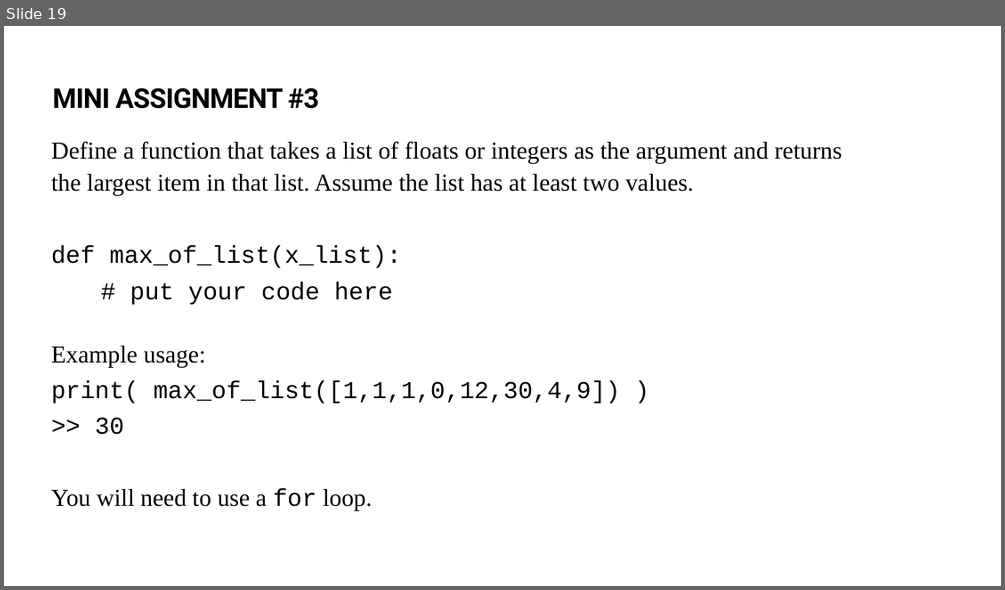
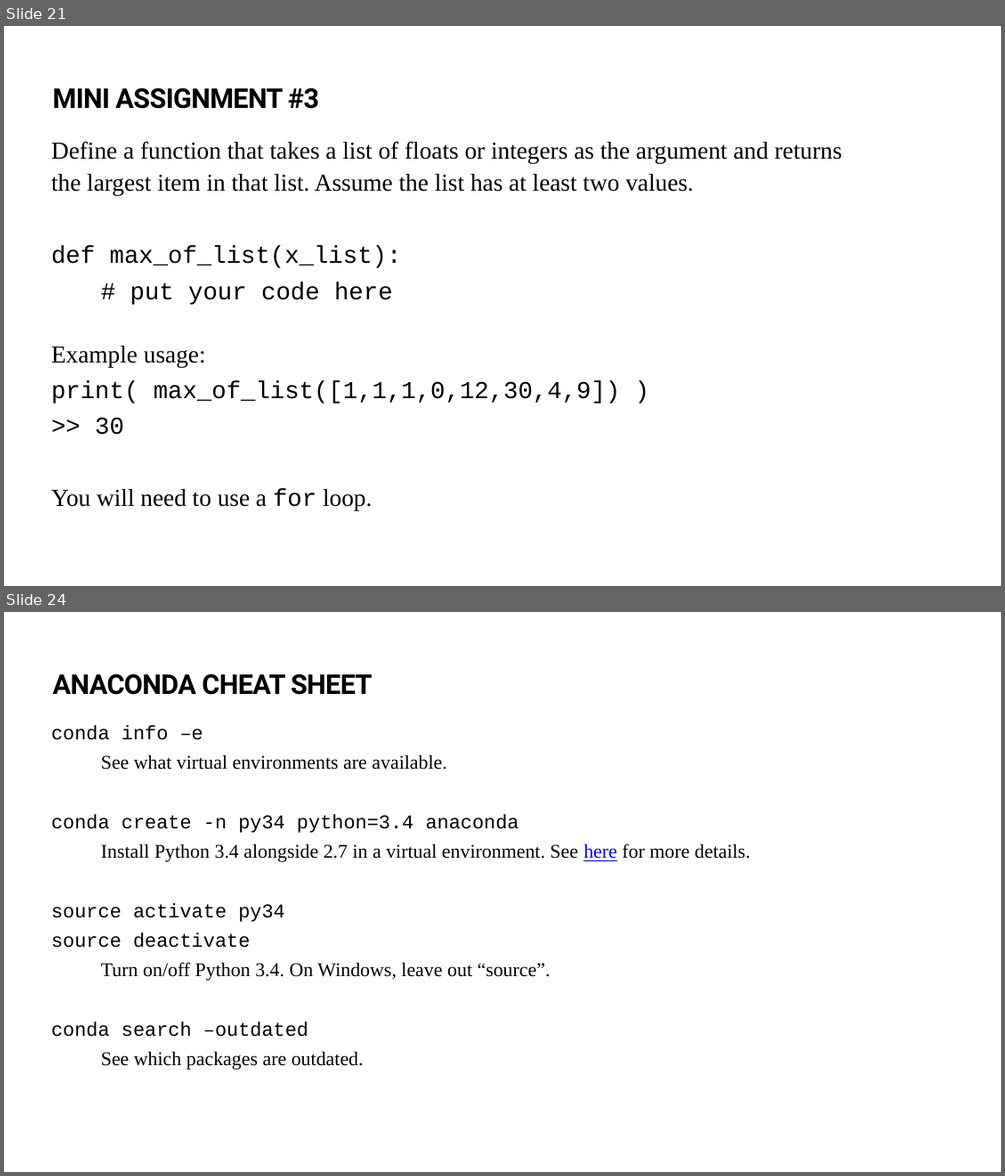
Before and after one commit to sergeyf/Python_intro_class, a slide deck: Python_Course_1.pptx. Shown one above the other, each under a label of ours: slide 19 before the commit, slides 21 and 24 after it; the slides between them are not shown. The pictures are 1005x590 and 1005x1176 pixels, drawn with LibreOffice and Linux fonts; fonts in the diff are those of the drawing. Boxes give left, top, right and bottom in pixels: in the first picture for what was removed or moved away, otherwise in the second. Text is boxed around its words. In the diff, an @@ line names an element or a change of style, - is before the commit and + after.

```diff
--- a/Python_Course_1.pptx
+++ b/Python_Course_1.pptx
@@ slide 24 added at <box>4,612,1001,1172</box>, background #FFFFFF @@
@@ text added at <box>53,674,372,695</box>, 28 pt, text #000000, bold @@
+ANACONDA CHEAT SHEET
@@ text added at <box>51,726,751,1069</box>, 20 pt, text #000000 @@
+  conda info –e
+  See what virtual environments are available.
+  conda create -n py34 python=3.4 anaconda
+  Install Python 3.4 alongside 2.7 in a virtual environment. See here for more details.
+  source activate py34
+  source deactivate
+  Turn on/off Python 3.4. On Windows, leave out “source”.
+  conda search –outdated
+  See which packages are outdated.
@@ what was slide 19 is now slide 21 @@
```
Also in this commit, not shown: 8 slides changed, 4 other slides added, 2 other files.
